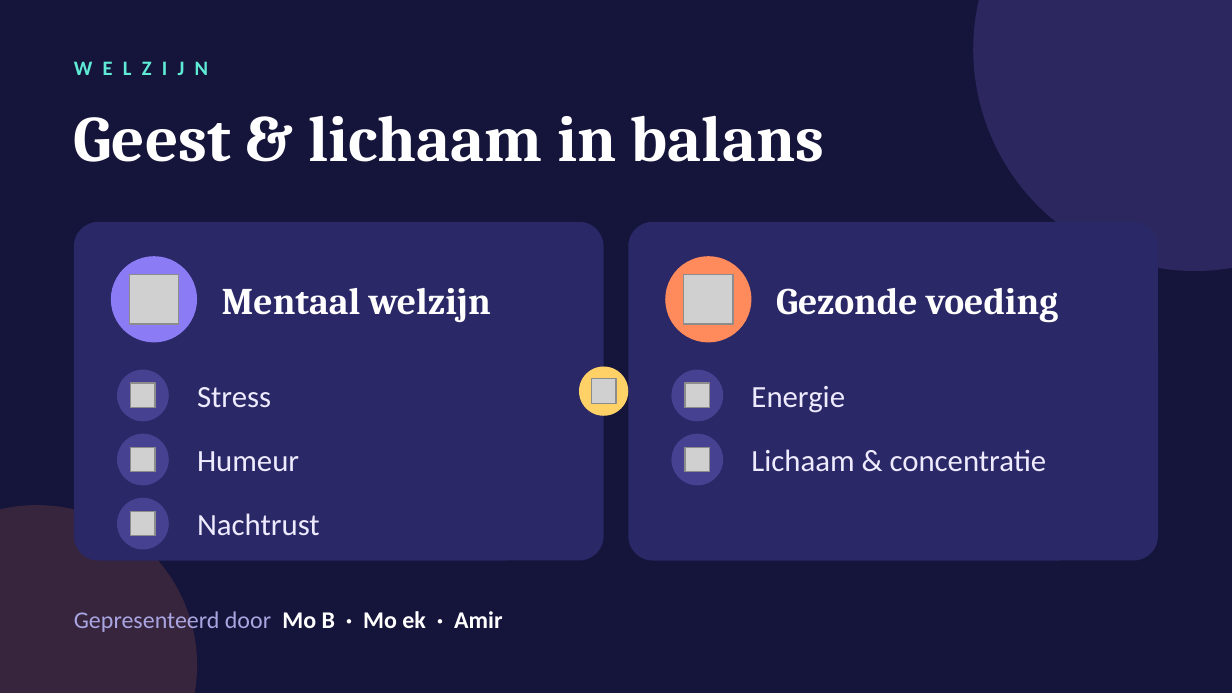
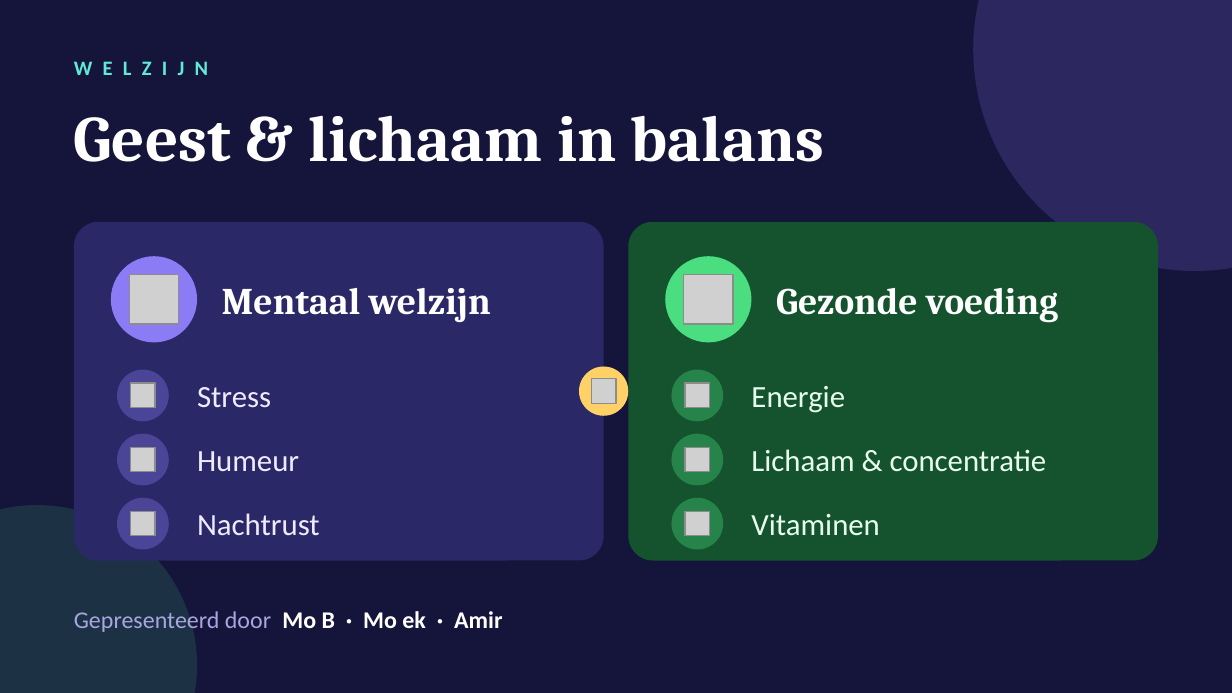
Before and after one commit to 2660master/nano-banana-render, a slide deck: slide 1 of welzijn-presentatie.pptx. Drawn at 1232x693 pixels with LibreOffice and Linux fonts; fonts in the diff are those of the drawing; grey boxes stand for pictures. Boxes give left, top, right and bottom in pixels: in the first picture for what was removed or moved away, otherwise in the second. Text is boxed around its words. In the diff, an @@ line names an element or a change of style, - is before the commit and + after.

```diff
--- a/welzijn-presentatie.pptx
+++ b/welzijn-presentatie.pptx
@@ rounded rectangle at (628,222,1158,561): fill #2A2866 to #14532D @@
@@ ellipse at (665,256,752,342): fill #FF8A5B to #4ADE80 @@
@@ ellipse at (671,370,723,421): fill #8B7CF6 at 30% opacity to #4ADE80 at 35% opacity @@
@@ text "Energie" at (751,386,845,413): text colour #EEEBFF to #E8FFF0 @@
@@ ellipse at (671,434,723,485): fill #8B7CF6 at 30% opacity to #4ADE80 at 35% opacity @@
@@ text "Lichaam & concentratie" at (751,449,1047,472): text colour #EEEBFF to #E8FFF0 @@
@@ ellipse at (0,505,197,693): fill #FF8A5B at 15% opacity to #4ADE80 at 15% opacity @@
@@ ellipse added at (671,498,723,549), fill #4ADE80 at 35% opacity @@
@@ picture added at (685,511,710,536) @@
@@ text added at (751,514,879,536), 18 pt, text #E8FFF0 @@
+Vitaminen
```
